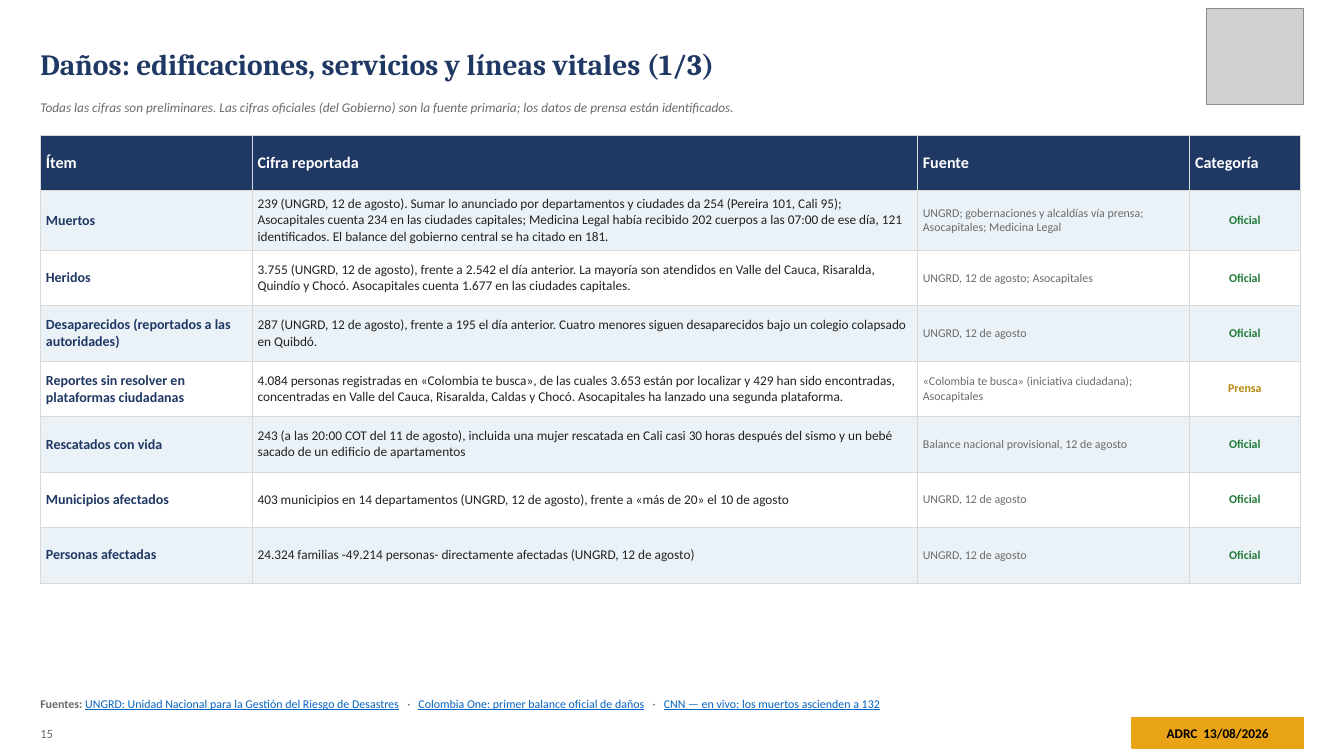
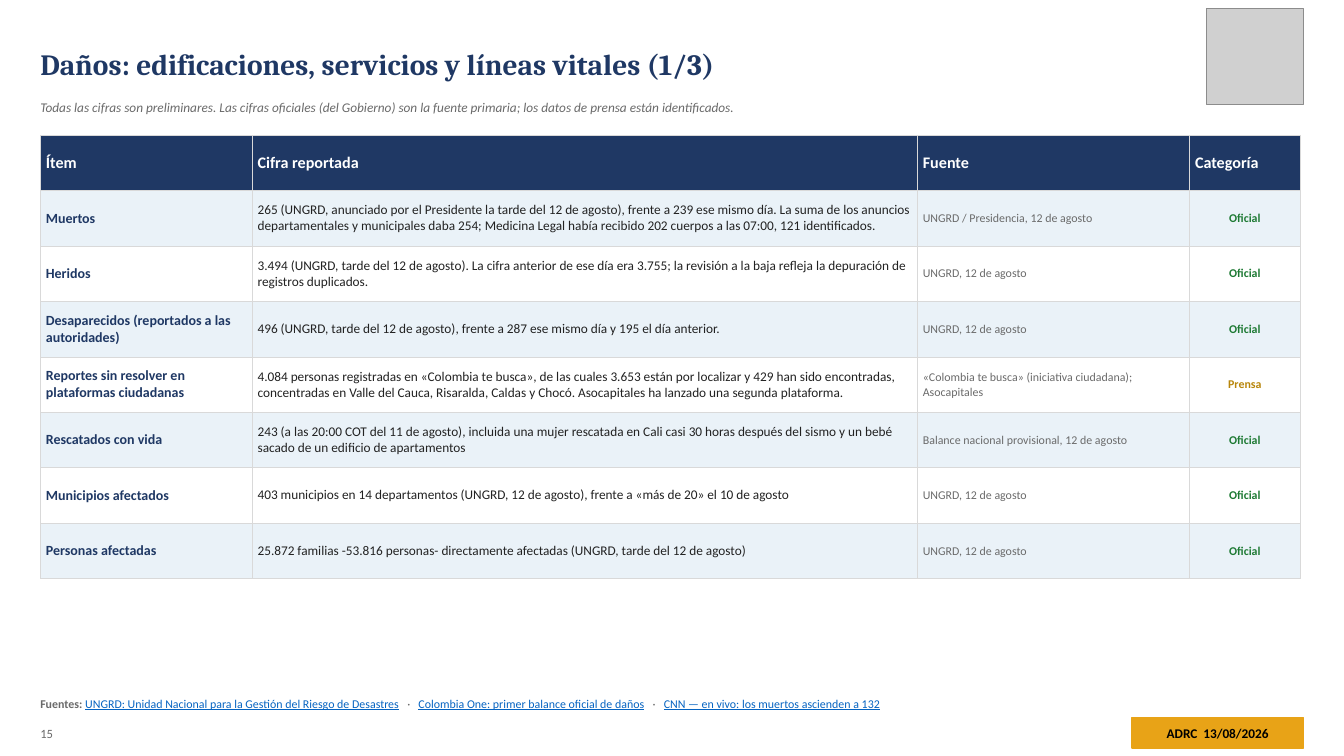
Before and after one commit to kochobi-max/whatsmap, a slide deck: slide 15 of reports/colombia_eq_20260810/output/ADRC_EQ_COL_Choco_20260810_ES.pptx. Drawn at 1344x756 pixels with LibreOffice and Linux fonts; fonts in the diff are those of the drawing; grey boxes stand for pictures. Boxes give left, top, right and bottom in pixels: in the first picture for what was removed or moved away, otherwise in the second. Text is boxed around its words. In the diff, an @@ line names an element or a change of style, - is before the commit and + after.

```diff
--- a/reports/colombia_eq_20260810/output/ADRC_EQ_COL_Choco_20260810_ES.pptx
+++ b/reports/colombia_eq_20260810/output/ADRC_EQ_COL_Choco_20260810_ES.pptx
@@ table at [40,135,1301,562] @@
-row 2, column 2: 239 (UNGRD, 12 de agosto). Sumar lo anunciado por departamentos y ciudades da 254 (Pereira 101, Cali 95); Asocapitales cuenta 234 en las ciudades capitales; Medicina Legal había recibido 202 cuerpos a las 07:00 de ese día, 121 identificados. El balance del gobierno central se ha citado en 181.
+row 2, column 2: 265 (UNGRD, anunciado por el Presidente la tarde del 12 de agosto), frente a 239 ese mismo día. La suma de los anuncios departamentales y municipales daba 254; Medicina Legal había recibido 202 cuerpos a las 07:00, 121 identificados.
-row 2, column 3: UNGRD; gobernaciones y alcaldías vía prensa; Asocapitales; Medicina Legal
+row 2, column 3: UNGRD / Presidencia, 12 de agosto
-row 3, column 2: 3.755 (UNGRD, 12 de agosto), frente a 2.542 el día anterior. La mayoría son atendidos en Valle del Cauca, Risaralda, Quindío y Chocó. Asocapitales cuenta 1.677 en las ciudades capitales.
+row 3, column 2: 3.494 (UNGRD, tarde del 12 de agosto). La cifra anterior de ese día era 3.755; la revisión a la baja refleja la depuración de registros duplicados.
-row 3, column 3: UNGRD, 12 de agosto; Asocapitales
+row 3, column 3: UNGRD, 12 de agosto
-row 4, column 2: 287 (UNGRD, 12 de agosto), frente a 195 el día anterior. Cuatro menores siguen desaparecidos bajo un colegio colapsado en Quibdó.
+row 4, column 2: 496 (UNGRD, tarde del 12 de agosto), frente a 287 ese mismo día y 195 el día anterior.
-row 8, column 2: 24.324 familias -49.214 personas- directamente afectadas (UNGRD, 12 de agosto)
+row 8, column 2: 25.872 familias -53.816 personas- directamente afectadas (UNGRD, tarde del 12 de agosto)
```
Also in this commit, not shown: 12 other slides changed, 7 other files.
